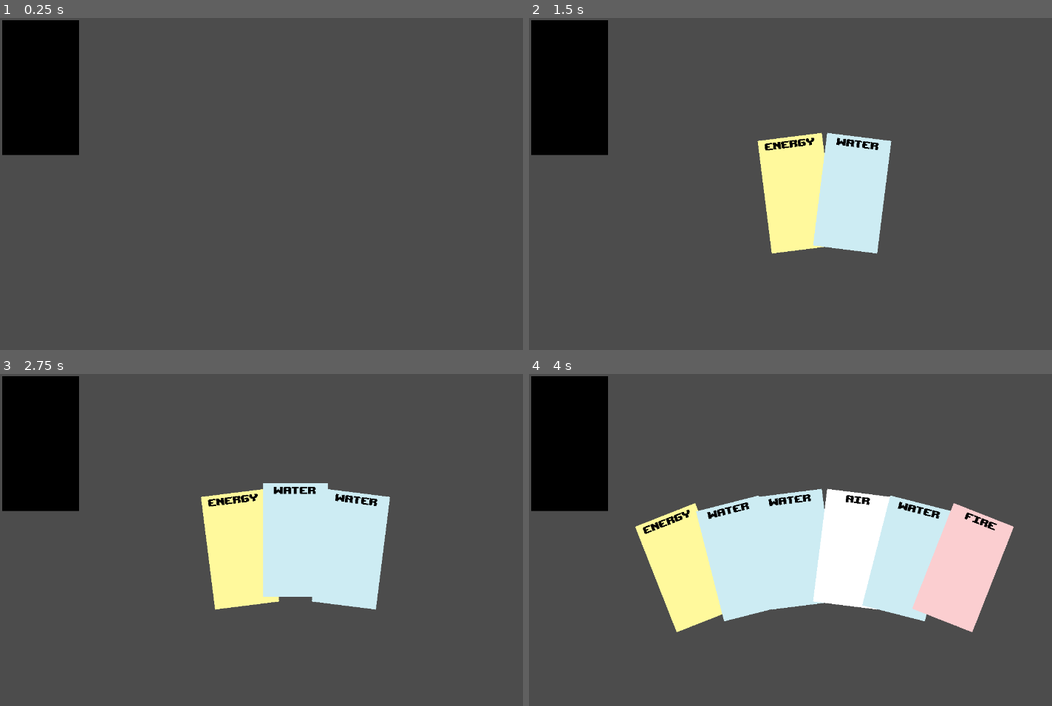
Above: before the commit, frames 1-4 (two rows, left to right).
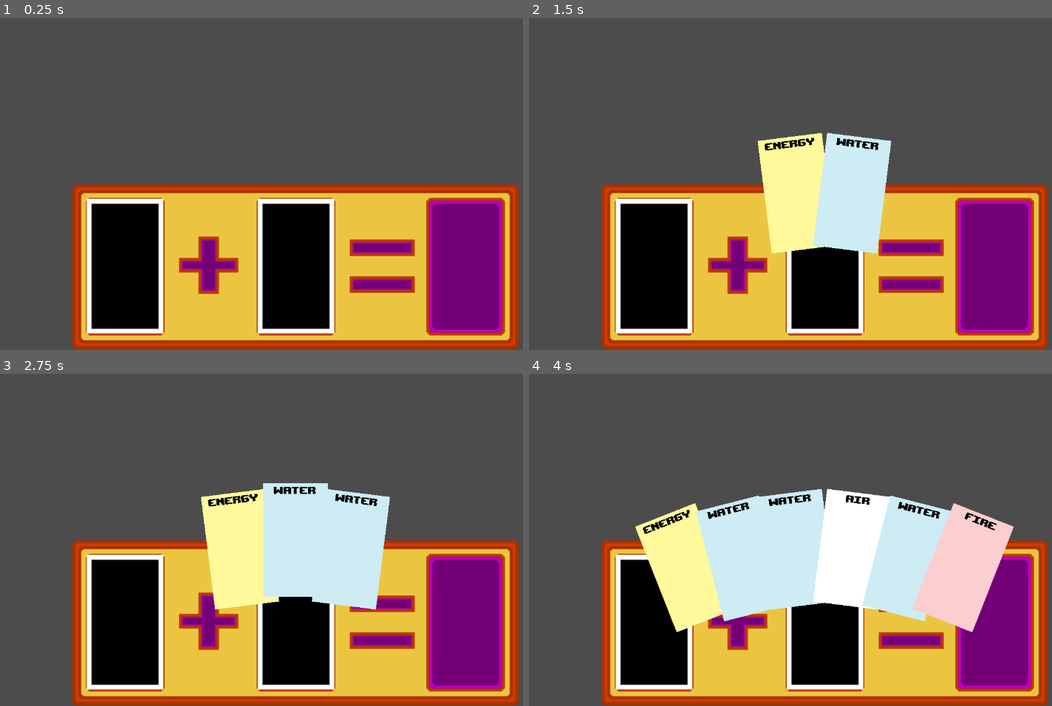
Above: after the commit, the same moments.

Repository: HenriqueCamillo/Auauquimia
Game: Godot game, scene res://scenes/Hand.tscn
Same seed, same stepped clock (60 frames per second), same inputs: the game is played once before the commit and once after it. The project has no main scene, so this scene is started directly.
Inputs (mouse positions are in pixels of both pictures, inside the frame that each line leads up to):
- Up to frame 1 (0.25 s): no input
- Up to frame 2 (1.5 s): tap Enter at 0.5 s; move the mouse to (952, 167) at 0.52 s; press the mouse at (952, 167) at 0.53 s; tap Space (ui_select) at 0.77, 1.25 s; move the mouse to (706, 200) at 1.27 s; release the mouse at (706, 200) at 1.28 s; click (706, 200) at 1.35 s
- Up to frame 3 (2.75 s): tap Space (ui_select) at 1.52 s; tap Enter at 2 s; move the mouse to (355, 466) at 2.02 s; press the mouse at (355, 466) at 2.03 s
- Up to frame 4 (4 s): tap Space (ui_select) at 2.75, 3.02, 3.77 s; move the mouse to (795, 606) at 2.77 s; release the mouse at (795, 606) at 2.78 s; click (795, 606) at 2.85 s; tap Enter at 3.5 s; move the mouse to (999, 589) at 3.52 s; press the mouse at (999, 589) at 3.53 s

The runs differ from the first frame. In frame 1, 48% of the frame differs, in the area x 0-100%, y 0-100%; in frame 2, 44%; in frame 3, 42%; in frame 4, 34%.

Commit message:
Table of Fusion Begins

Diff:
--- a/scenes/Hand.tscn
+++ b/scenes/Hand.tscn
@@ -2,7 +2,7 @@
 
 [ext_resource path="res://scripts/Hand.gd" type="Script" id=1]
 [ext_resource path="res://scenes/Card.tscn" type="PackedScene" id=2]
-[ext_resource path="res://scenes/Target.tscn" type="PackedScene" id=3]
+[ext_resource path="res://scenes/Table.tscn" type="PackedScene" id=3]
 
 [node name="Hand" type="Node2D" groups=[
 "hand",
@@ -12,5 +12,5 @@
 card = ExtResource( 2 )
 offset = Vector2( 120, 40 )
 
-[node name="Target" parent="." instance=ExtResource( 3 )]
-position = Vector2( -549.842, -209.031 )
+[node name="Table" parent="." instance=ExtResource( 3 )]
+position = Vector2( 0, 180 )
--- /dev/null
+++ b/scenes/Table.tscn
@@ -0,0 +1,23 @@
+[gd_scene load_steps=4 format=2]
+
+[ext_resource path="res://scripts/Table.gd" type="Script" id=1]
+[ext_resource path="res://art/hud/Fusão UI.png" type="Texture" id=2]
+[ext_resource path="res://scenes/Target.tscn" type="PackedScene" id=3]
+
+[node name="Table" type="Node2D"]
+script = ExtResource( 1 )
+
+[node name="Sprite" type="Sprite" parent="."]
+position = Vector2( 0, -0.71598 )
+scale = Vector2( 2.1, 2.1 )
+texture = ExtResource( 2 )
+
+[node name="Slot0" parent="." instance=ExtResource( 3 )]
+position = Vector2( -367.11, -1.587 )
+
+[node name="Slot1" parent="." instance=ExtResource( 3 )]
+position = Vector2( 3.17334, -1.58667 )
+index = 1
+
+[node name="Result" type="Node2D" parent="."]
+position = Vector2( 368.66, -1.587 )
--- a/scripts/Card.gd
+++ b/scripts/Card.gd
@@ -52,9 +52,10 @@
 		if !isGrabbed:
 			isGrabbed = true
 			mouseOffset = position - mousePos
-			originalPos = position
-			originalRot = rotation
-			originalZ = z_index
+			if (inHand):
+				originalPos = position
+				originalRot = rotation
+				originalZ = z_index
 			rotation = 0.0
 			z_index = 5
 			get_parent().grabCard($".")
@@ -63,8 +64,7 @@
 
 	if (Input.is_action_just_released("left_click") && isGrabbed):
 		isGrabbed = false
-		if inHand:
-			get_parent().releaseCard()
+		get_parent().releaseCard()
 		#onRelease(null)
 	pass
 
@@ -80,18 +80,31 @@
 		position = originalPos
 		rotation = originalRot
 		z_index = originalZ
+		inHand = true
 	else:
 		destiny.add_child($".")
 		global_position = destiny.global_position
-		destiny.interact()
+		destiny.interact($".")
+		inHand = false
 
 func shift(offset, count, rot):
-	position.x -= offset.x
+	if inHand:
+		position.x -= offset.x
 
-	if (count % 2 == 0 && handIndex <= count/2):
-		position.y += offset.y
-		rotate(-rot)
+		if (count % 2 == 0 && handIndex <= count/2):
+			position.y += offset.y
+			rotate(-rot)
 
-	elif (count % 2 == 1 && handIndex > count/2):
-		position.y -= offset.y
-		rotate(-rot)
+		elif (count % 2 == 1 && handIndex > count/2):
+			position.y -= offset.y
+			rotate(-rot)
+	else:
+		originalPos.x -= offset.x
+
+		if (count % 2 == 0 && handIndex <= count/2):
+			originalPos.y += offset.y
+			originalRot -= rot
+
+		elif (count % 2 == 1 && handIndex > count/2):
+			originalPos.y -= offset.y
+			originalRot -= rot
--- /dev/null
+++ b/scripts/Table.gd
@@ -0,0 +1,18 @@
+extends Node2D
+
+var cards = [ null, null ]
+var slots = [ $Slot0, $Slot1 ]
+
+# Called when the node enters the scene tree for the first time.
+func _ready():
+	pass # Replace with function body.
+
+# Called every frame. 'delta' is the elapsed time since the previous frame.
+func _process(delta):
+	pass
+
+func placeCard(index, card):
+	if cards[index] != null:
+		cards[index].onRelease(null)
+
+	cards[index] = card
--- a/scripts/Target.gd
+++ b/scripts/Target.gd
@@ -7,6 +7,10 @@
 
 var target = null
 var limit = 80
+
+var slotCard = null
+export (bool) var isEntity
+export (int) var index
 
 # Called when the node enters the scene tree for the first time.
 func _ready():
@@ -33,5 +37,12 @@
 	highlight = false
 	target = null
 
-func interact():
+func interact(card):
+	slotCard = card
+	if !isEntity:
+		get_parent().placeCard(index, card)
 	print("LEEEEROOOOOOYYY")
+
+func erase():
+	slotCard = null
+	goSleep()
Binary file added: art/hud/Fusão UI.png
Not shown, added: art/hud/Fusão UI.png.import
Binary file changed: art/hud/slot.png
